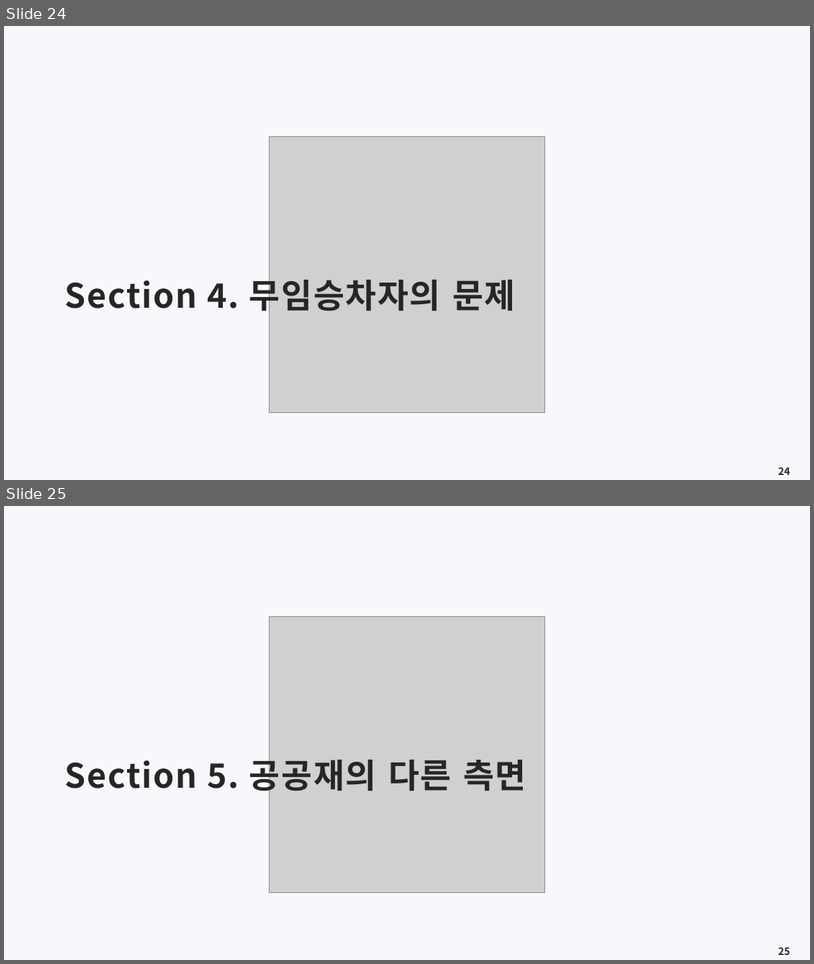
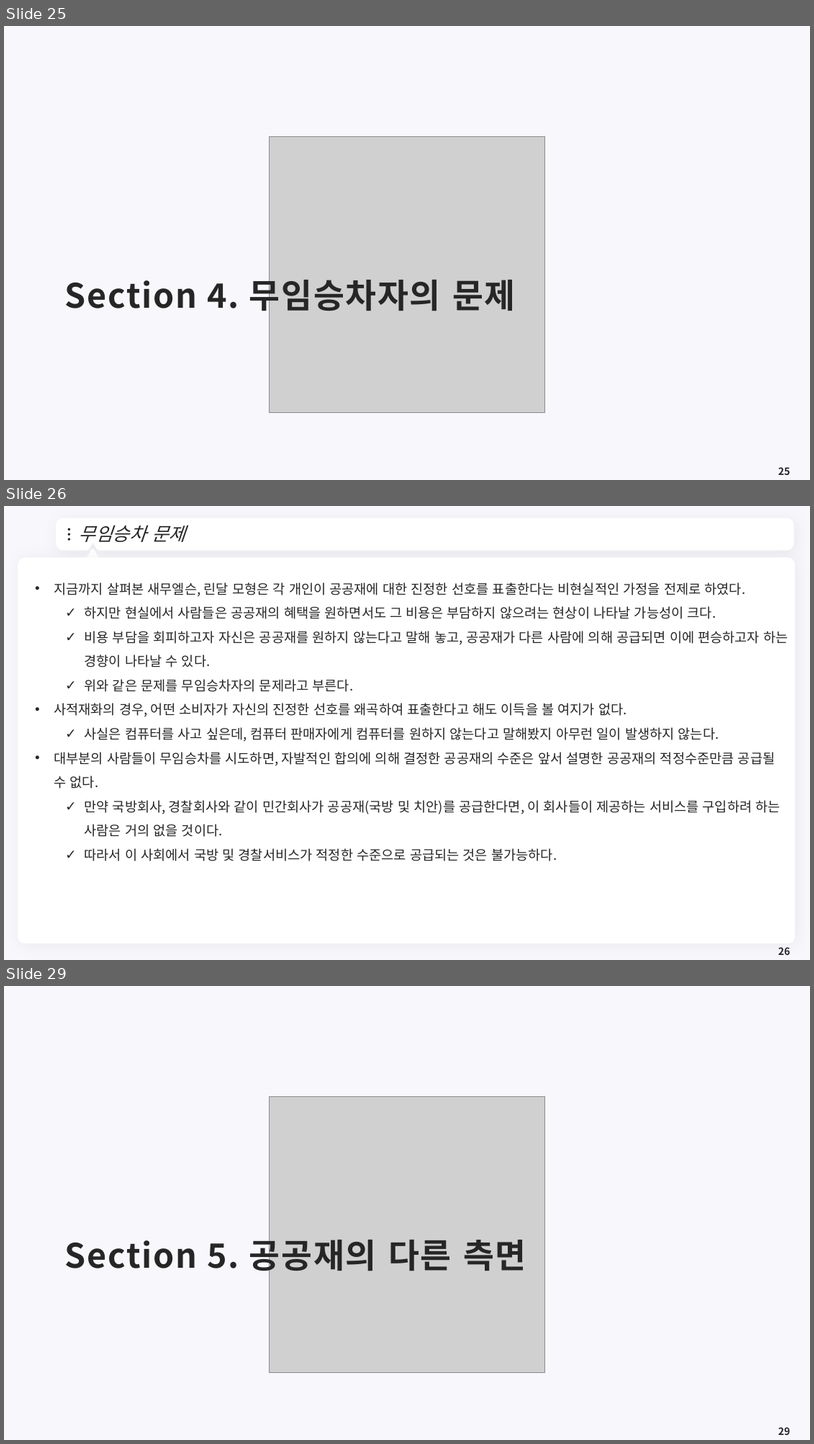
Before and after one commit to meandthey/Teaching, a slide deck: 재정학/01_Lectures/재정학_Chapter_4.pptx. Shown one above the other, each under a label of ours: slides 24 and 25 before the commit, slides 25, 26 and 29 after it; the slides between them are not shown. The pictures are 814x964 and 814x1444 pixels, drawn with LibreOffice and Linux fonts; fonts in the diff are those of the drawing; grey boxes stand for pictures; background and template pictures are left out. Boxes give left, top, right and bottom in pixels: in the first picture for what was removed or moved away, otherwise in the second. Text is boxed around its words. In the diff, an @@ line names an element or a change of style, - is before the commit and + after.

```diff
--- a/재정학/01_Lectures/재정학_Chapter_4.pptx
+++ b/재정학/01_Lectures/재정학_Chapter_4.pptx
@@ slide 26 added at (4, 506, 810, 960), background #F8F7FC @@
@@ freeform shape added at (59, 521, 792, 548), fill #FFFFFF, outline #FFFFFF 7.25 pt @@
@@ title added at (79, 525, 185, 542), 22 pt, text #262626, italic @@
+무임승차 문제
@@ ellipse added at (68, 528, 70, 530), fill #262626 @@
@@ ellipse added at (68, 533, 70, 536), fill #262626 @@
@@ ellipse added at (68, 538, 70, 541), fill #262626 @@
@@ freeform shape added at (775, 530, 782, 539), fill #FFFFFF @@
@@ rounded rectangle added at (18, 557, 796, 943), fill #FFFFFF @@
@@ triangle added at (85, 550, 100, 562), fill #FFFFFF, outline #FFFFFF 3.75 pt @@
@@ text added at (54, 582, 788, 861), 16 pt, text #262626 @@
+• 지금까지 살펴본 새무엘슨, 린달 모형은 각 개인이 공공재에 대한 진정한 선호를 표출한다는 비현실적인 가정을 전제로 하였다.
+  ✓ 하지만 현실에서 사람들은 공공재의 혜택을 원하면서도 그 비용은 부담하지 않으려는 현상이 나타날 가능성이 크다.
+  ✓ 비용 부담을 회피하고자 자신은 공공재를 원하지 않는다고 말해 놓고, 공공재가 다른 사람에 의해 공급되면 이에 편승하고자 하는 경향이 나타날 수 있다.
+  ✓ 위와 같은 문제를 무임승차자의 문제라고 부른다.
+• 사적재화의 경우, 어떤 소비자가 자신의 진정한 선호를 왜곡하여 표출한다고 해도 이득을 볼 여지가 없다.
+  ✓ 사실은 컴퓨터를 사고 싶은데, 컴퓨터 판매자에게 컴퓨터를 원하지 않는다고 말해봤지 아무런 일이 발생하지 않는다.
+• 대부분의 사람들이 무임승차를 시도하면, 자발적인 합의에 의해 결정한 공공재의 수준은 앞서 설명한 공공재의 적정수준만큼 공급될 수 없다.
+  ✓ 만약 국방회사, 경찰회사와 같이 민간회사가 공공재(국방 및 치안)를 공급한다면, 이 회사들이 제공하는 서비스를 구입하려 하는 사람은 거의 없을 것이다.
+  ✓ 따라서 이 사회에서 국방 및 경찰서비스가 적정한 수준으로 공급되는 것은 불가능하다.
@@ page number added at (779, 947, 790, 955), 12 pt, text #262626, bold @@
+26
@@ what was slide 24 is now slide 25 @@
@@ page number at (779, 467, 790, 475): text changed @@
-24
+25
@@ what was slide 25 is now slide 29 @@
```
Also in this commit, not shown: 1 slide changed, 3 other slides added.
